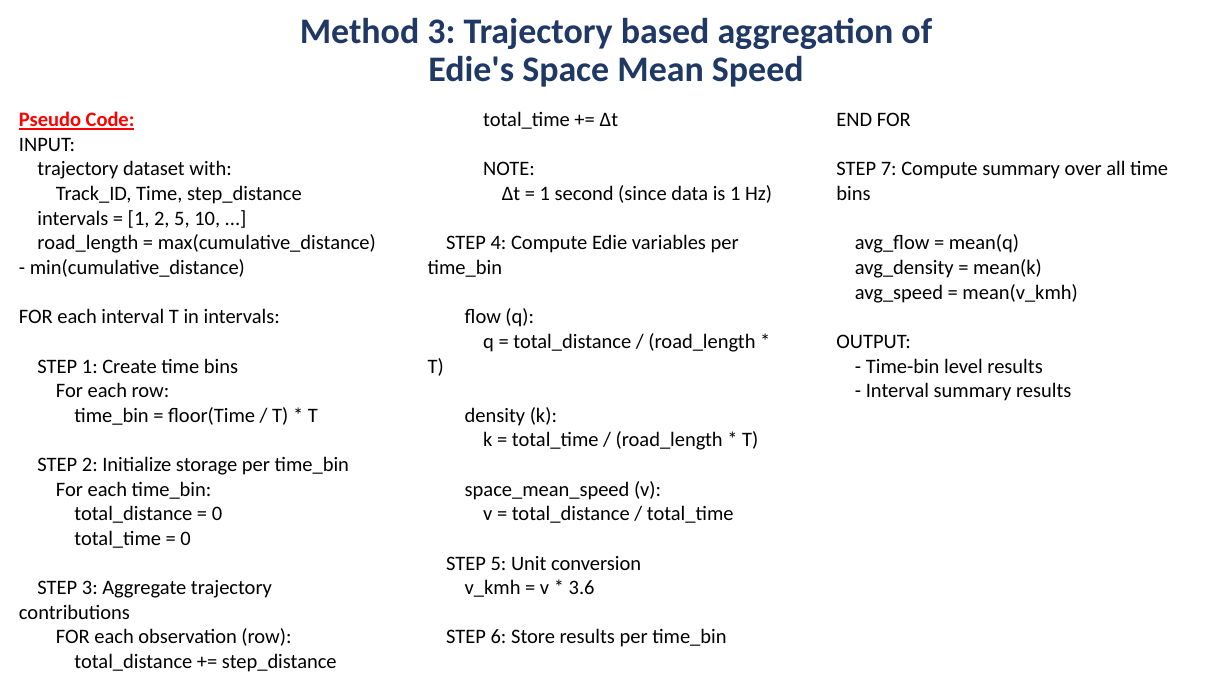
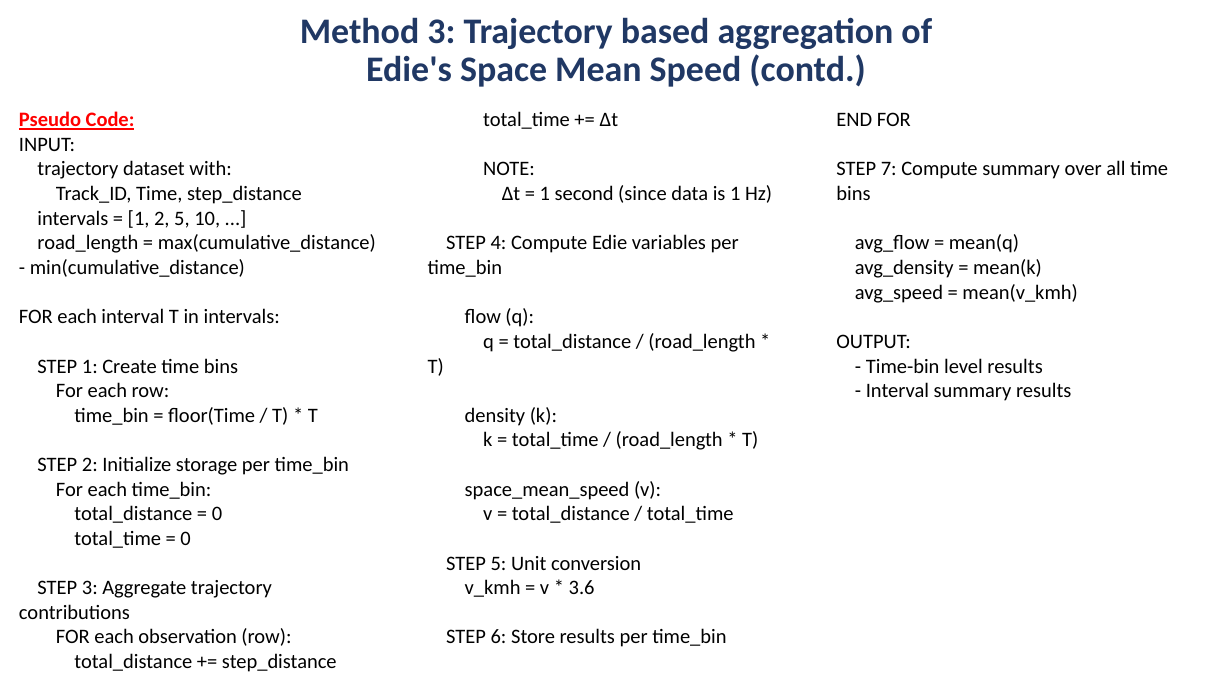
Before and after one commit to sauravbarua021-eng/Space_mean_speed_methods_comparison, a slide deck: slide 7 of Comparative Evaluation of Space Mean Speed Estimation Methods.pptx. Drawn at 1232x693 pixels with LibreOffice and Linux fonts; fonts in the diff are those of the drawing. Boxes give left, top, right and bottom in pixels: in the first picture for what was removed or moved away, otherwise in the second. Text is boxed around its words. In the diff, an @@ line names an element or a change of style, - is before the commit and + after.

```diff
--- a/Comparative Evaluation of Space Mean Speed Estimation Methods.pptx
+++ b/Comparative Evaluation of Space Mean Speed Estimation Methods.pptx
@@ title at (x1=300, y1=17, x2=932, y2=87): text changed @@
-Method 3: Trajectory based aggregation of Edie's Space Mean Speed
+Method 3: Trajectory based aggregation of Edie's Space Mean Speed (contd.)
```
Also in this commit, not shown: 2 other slides changed, 3 slides added, 3 other files.
